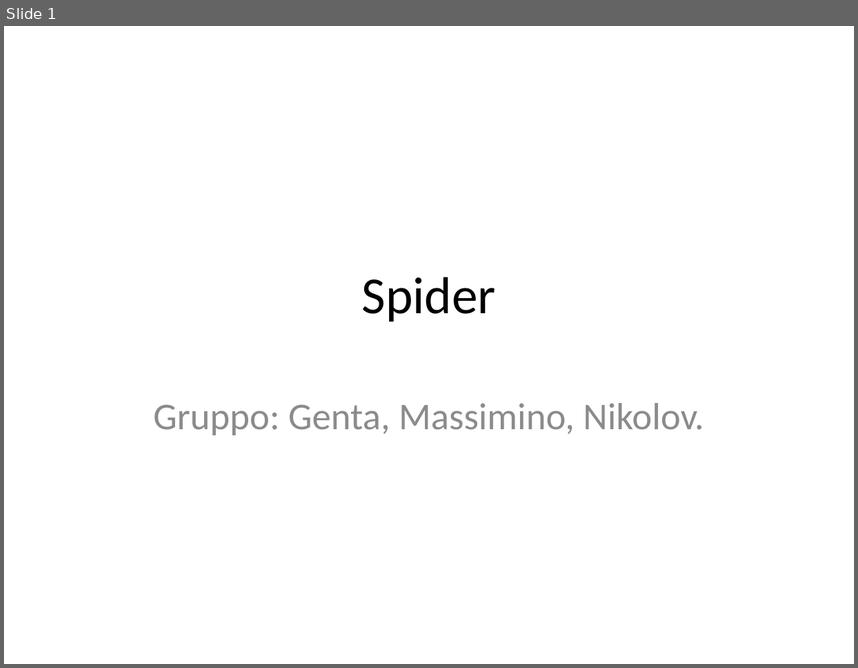
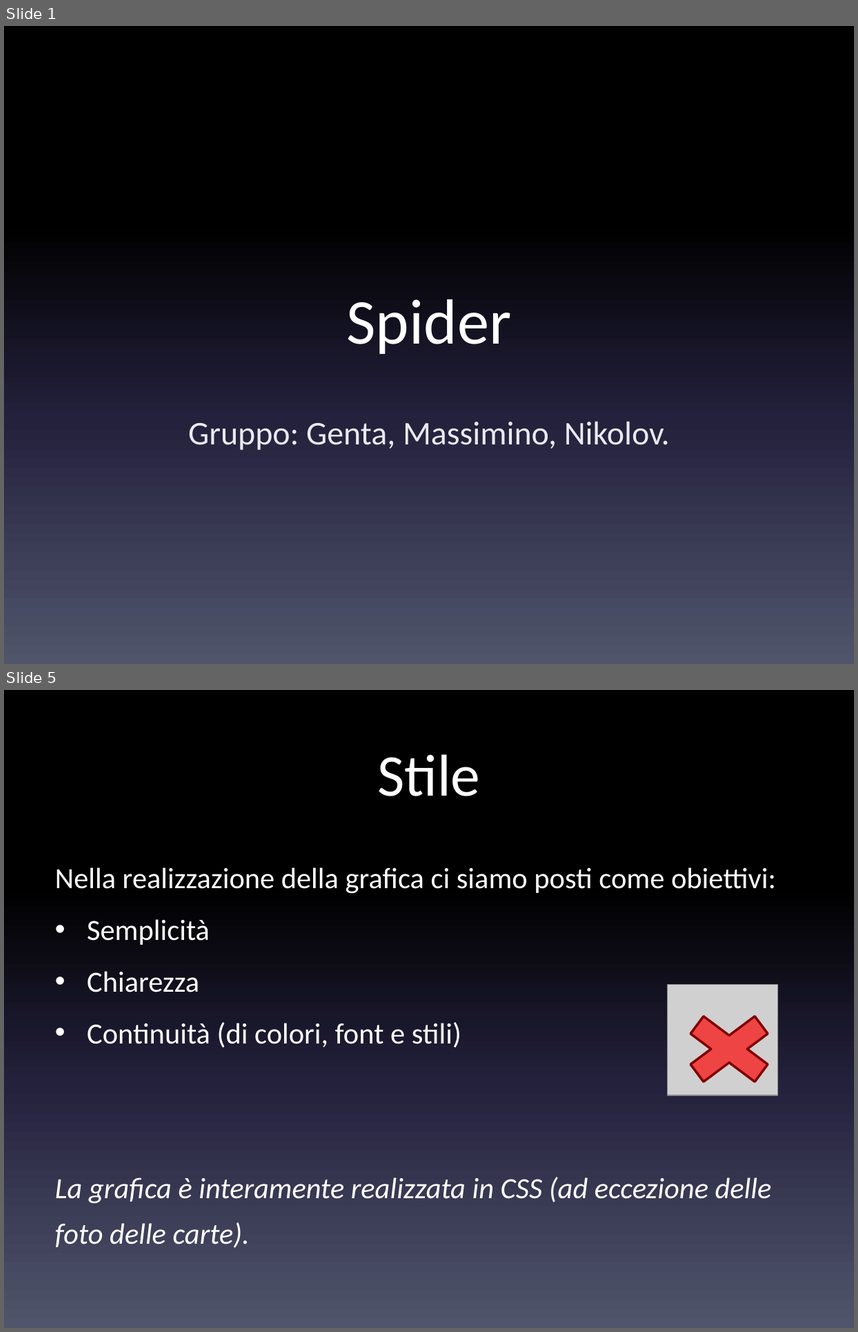
Before and after one commit to danielegenta/ProjectTPSI_Spider, a slide deck: Presentazione_Spider.pptx. Shown one above the other, each under a label of ours: slide 1 before the commit, slides 1 and 5 after it; the slides between them are not shown. The pictures are 858x668 and 858x1332 pixels, drawn with LibreOffice and Linux fonts; fonts in the diff are those of the drawing; grey boxes stand for pictures. Boxes give left, top, right and bottom in pixels: in the first picture for what was removed or moved away, otherwise in the second. Text is boxed around its words. In the diff, an @@ line names an element or a change of style, - is before the commit and + after.

```diff
--- a/Presentazione_Spider.pptx
+++ b/Presentazione_Spider.pptx
@@ slide 5 added at bbox=[4, 690, 854, 1328], background gradient #000000 to #24213E to #51566D @@
@@ title added at bbox=[377, 754, 480, 796], 50 pt, text #FFFFFF @@
+Stile
@@ text added at bbox=[55, 867, 776, 1248], 24.8 pt, text #FFFFFF @@
+Nella realizzazione della grafica ci siamo posti come obiettivi:
+• Semplicità
+• Chiarezza
+• Continuità (di colori, font e stili)
+La grafica è interamente realizzata in CSS (ad eccezione delle foto delle carte).
@@ picture added at bbox=[667, 984, 777, 1094] @@
@@ cross added at bbox=[667, 1003, 791, 1096], fill #FF0000 at 67% opacity, outline #800000 2 pt @@
@@ slide 1 changed as well @@
@@ background #FFFFFF to gradient #000000 to #24213E to #51566D @@
@@ title "Spider" at bbox=[347, 299, 512, 354]: size 44 to 54 pt, text colour #000000 to #FFFFFF; vertical alignment middle to bottom @@
@@ subtitle "Gruppo: Genta, Massimino, Nikolov." at bbox=[188, 421, 670, 450]: size 32 to 28 pt, text colour #8C8C8C to #E9EAF0; line spacing 1 to 1.5 @@
```
Also in this commit, not shown: 7 other slides changed, 8 other slides added, 11 slides removed.
